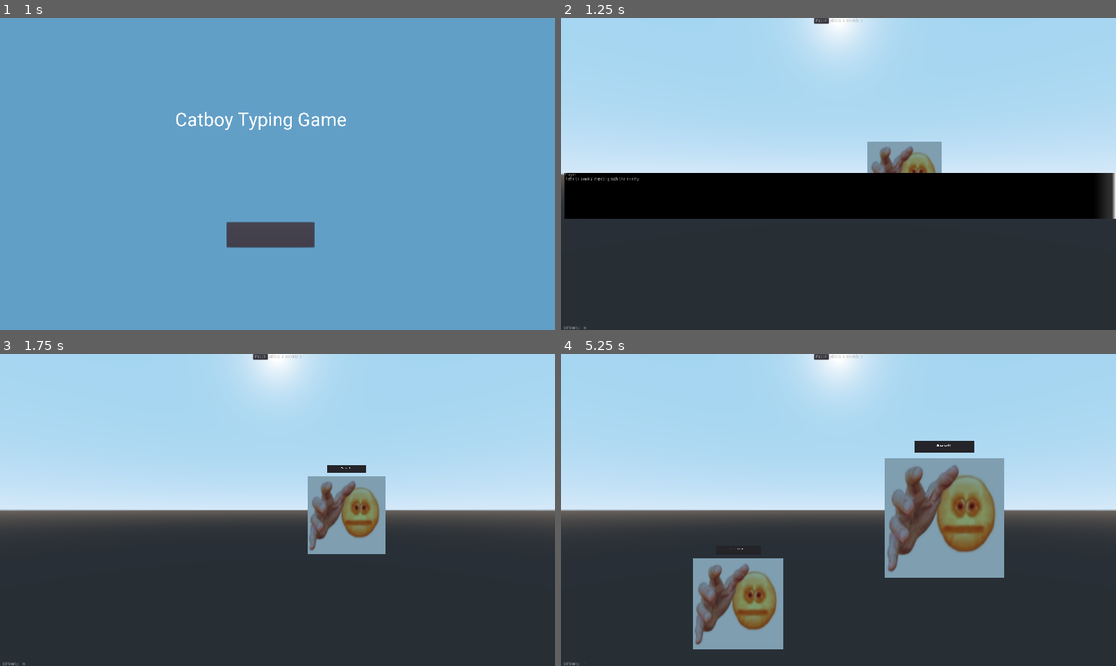
Above: before the commit, frames 1-4 (two rows, left to right).
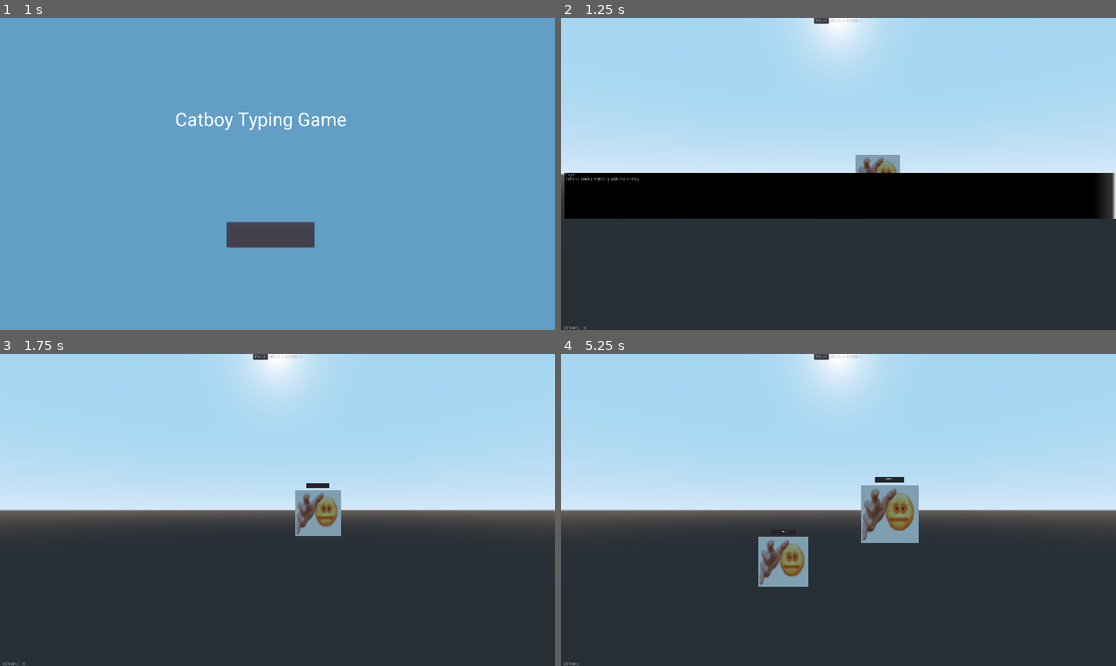
Above: after the commit, the same moments.

Repository: Warspiteful/catboy-typing
Game: Godot game, scene res://StartMenu.tscn
Two runs of this game, one before a commit and one after it. Both use one fixed random seed, a clock stepped at 60 frames per second and the inputs below. The engine's default icon, where the game draws it, is replaced by a stand-in: a white triangle on a blue panel in a dark square. Sound files missing from this copy of the repository are replaced by a short silence.
Inputs (mouse positions are in pixels of both pictures, inside the frame that each line leads up to):
- Up to frame 1 (1 s): click (271, 233) at 0.5 s
- Up to frame 2 (1.25 s): no input
- Up to frame 3 (1.75 s): tap Enter at 1.25 s; hold Z (game_usage) from 1.28 s (still down)
- Up to frame 4 (5.25 s): release Z (game_usage) at 2.03 s; tap Z (game_usage) at 2.1, 5.1 s; click "Pause" at 2.75 s; click "Resume" at 3.5 s; hold Z (game_usage) 4.28-5.03 s

Frame 1 is identical in both runs. In frame 2, 1.4% of the frame differs, in the area x 53-69%, y 39-50%; in frame 3, 3.7%; in frame 4, 15%, in the area x 23-80%, y 27-95%.

Commit message:
Fixed Restart

Diff:
--- a/catboy-project/Main.tscn
+++ b/catboy-project/Main.tscn
@@ -23,26 +23,6 @@
 "_edit_use_anchors_": false
 }
 
-[node name="SpawnContainer" type="Spatial" parent="."]
-
-[node name="Position3D" type="Position3D" parent="SpawnContainer"]
-transform = Transform( 1, 0, 0, 0, 1, 0, 0, 0, 1, 0.409764, 0, -6 )
-
-[node name="Position3D3" type="Position3D" parent="SpawnContainer"]
-transform = Transform( 1, 0, 0, 0, 1, 0, 0, 0, 1, 0.409764, -0.381504, -6 )
-
-[node name="Position3D4" type="Position3D" parent="SpawnContainer"]
-transform = Transform( 1, 0, 0, 0, 1, 0, 0, 0, 1, -0.367375, -0.381504, -6 )
-
-[node name="Position3D5" type="Position3D" parent="SpawnContainer"]
-transform = Transform( 1, 0, 0, 0, 1, 0, 0, 0, 1, -0.367375, -0.0423894, -6 )
-
-[node name="Position3D6" type="Position3D" parent="SpawnContainer"]
-transform = Transform( 1, 0, 0, 0, 1, 0, 0, 0, 1, -0.367375, 0.292016, -6 )
-
-[node name="Position3D2" type="Position3D" parent="SpawnContainer"]
-transform = Transform( 1, 0, 0, 0, 1, 0, 0, 0, 1, -0.562424, -0.381348, -6 )
-
 [node name="EnemyContainer" type="Spatial" parent="."]
 
 [node name="SpawnTimer" type="Timer" parent="."]
@@ -57,39 +37,6 @@
 dialogue_file = [ "res://JSON/wave1.json", "res://JSON/wave2.json", "res://JSON/wave3.json" ]
 
 [node name="CanvasLayer" type="CanvasLayer" parent="."]
-
-[node name="GameOverScreen" type="PanelContainer" parent="CanvasLayer"]
-margin_right = 1920.0
-margin_bottom = 1080.0
-__meta__ = {
-"_edit_use_anchors_": false
-}
-
-[node name="CenterContainer" type="CenterContainer" parent="CanvasLayer/GameOverScreen"]
-margin_left = 7.0
-margin_top = 7.0
-margin_right = 1913.0
-margin_bottom = 1073.0
-mouse_filter = 1
-
-[node name="VBoxContainer" type="VBoxContainer" parent="CanvasLayer/GameOverScreen/CenterContainer"]
-margin_left = 909.0
-margin_top = 496.0
-margin_right = 997.0
-margin_bottom = 570.0
-custom_constants/separation = 40
-
-[node name="Label" type="Label" parent="CanvasLayer/GameOverScreen/CenterContainer/VBoxContainer"]
-margin_right = 88.0
-margin_bottom = 14.0
-mouse_filter = 1
-text = "You have Lost"
-
-[node name="RestartButton" type="Button" parent="CanvasLayer/GameOverScreen/CenterContainer/VBoxContainer"]
-margin_top = 54.0
-margin_right = 88.0
-margin_bottom = 74.0
-text = "RESTART"
 
 [node name="VBoxContainer" type="VBoxContainer" parent="CanvasLayer"]
 margin_right = 1920.0
@@ -173,6 +120,39 @@
 margin_bottom = 14.0
 text = "0"
 
+[node name="GameOverScreen" type="PanelContainer" parent="CanvasLayer"]
+margin_right = 1908.0
+margin_bottom = 1069.0
+__meta__ = {
+"_edit_use_anchors_": false
+}
+
+[node name="CenterContainer" type="CenterContainer" parent="CanvasLayer/GameOverScreen"]
+margin_left = 7.0
+margin_top = 7.0
+margin_right = 1901.0
+margin_bottom = 1062.0
+mouse_filter = 1
+
+[node name="VBoxContainer" type="VBoxContainer" parent="CanvasLayer/GameOverScreen/CenterContainer"]
+margin_left = 903.0
+margin_top = 490.0
+margin_right = 991.0
+margin_bottom = 564.0
+custom_constants/separation = 40
+
+[node name="Label" type="Label" parent="CanvasLayer/GameOverScreen/CenterContainer/VBoxContainer"]
+margin_right = 88.0
+margin_bottom = 14.0
+mouse_filter = 1
+text = "You have Lost"
+
+[node name="RestartButton" type="Button" parent="CanvasLayer/GameOverScreen/CenterContainer/VBoxContainer"]
+margin_top = 54.0
+margin_right = 88.0
+margin_bottom = 74.0
+text = "RESTART"
+
 [node name="GamePauseScreen" type="PanelContainer" parent="CanvasLayer"]
 margin_top = -1.0
 margin_right = 1922.0
--- a/catboy-project/Scripts/Main.gd
+++ b/catboy-project/Scripts/Main.gd
@@ -18,6 +18,8 @@
 #Important Variables#
 #-------------------#
 
+const HEALTH = 5
+
 var active_enemy = null;
 # Holds the current enemy being typed
 
@@ -31,7 +33,7 @@
 var enemies_killed : int = 0
 # Tracks how many enemies have been killed
 
-var health : int = 5
+var health : int = HEALTH
 # Tracks the health of the player
 # - Used for loss condition
 
@@ -92,6 +94,8 @@
 	# Resets all variables
 	difficulty = 0
 	enemies_killed = 0
+	health = HEALTH
+	level = 0
 	difficulty_value.text = str(0)
 	killed_value.text = str(0)
 	health_value.text = str(health)
@@ -216,7 +220,7 @@
 
 	# Sets its position to a random place within view
 	# - Numbers found through experimentation
-	enemy_instance.set_translation(Vector3(rand_range(-3,3),rand_range(-3,0),-6))
+	enemy_instance.set_translation(Vector3(rand_range(-3,3),rand_range(-3,0),-10))
 
 	# Set instance to a child of enemy_container
 	# - This allows us to quickly iterate through all existing instances
Not shown: 1 places in catboy-project/Main.tscn that only renumber resources
